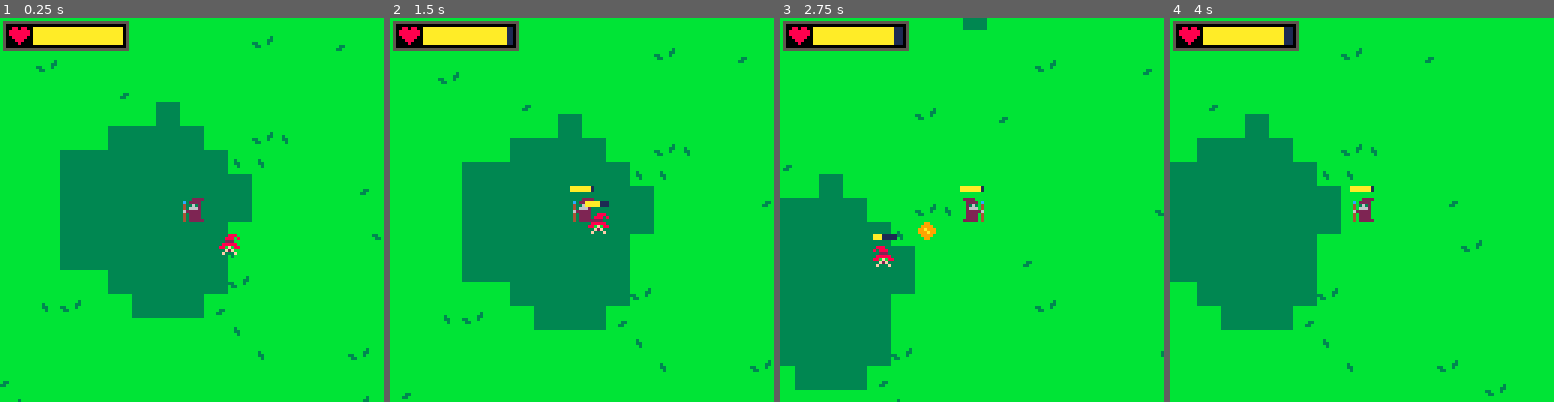
Above: before the commit, frames 1-4 (left to right).
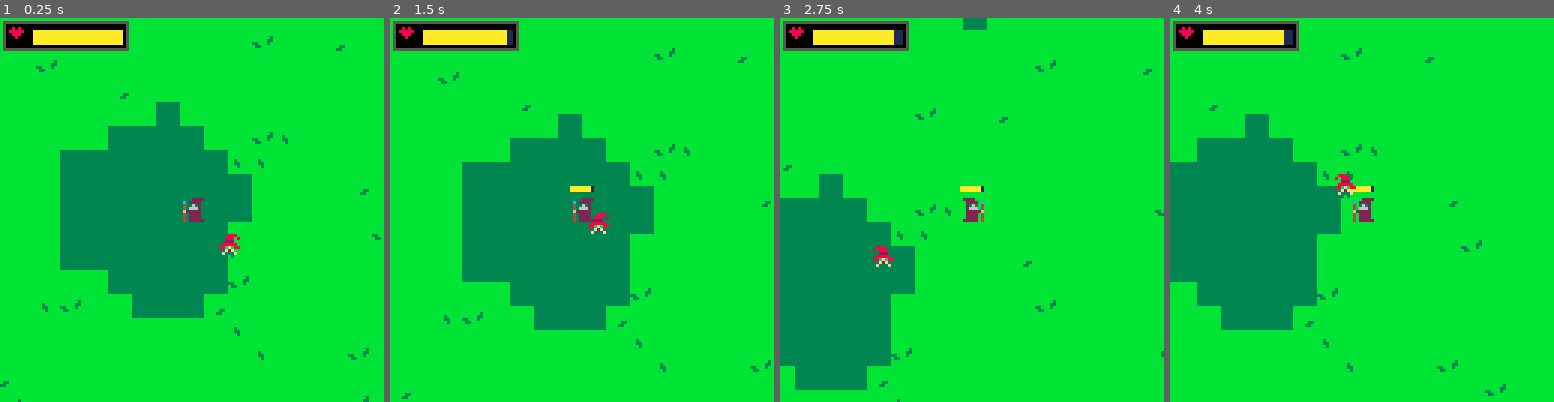
Above: after the commit, the same moments.

Repository: BogdanNechifor/GameDev_Pico
Game: PICO-8 cartridge semester_proj_bogdan.p8
Two runs of this game, one before a commit and one after it. Both use one fixed random seed, a clock stepped at 60 frames per second and the inputs below.
Inputs:
- Up to frame 1 (0.25 s): no input
- Up to frame 2 (1.5 s): no input
- Up to frame 3 (2.75 s): hold Right 1.6-2.1 s; hold Up 2.15-2.42 s; hold Right from 2.47 s (still down)
- Up to frame 4 (4 s): release Right at 3.03 s; hold Left 3.08-3.58 s; hold Down 3.63-3.97 s

The runs differ from the first frame. In frame 1, 0.3% of the frame differs, in the area x 2-33%, y 2-8%; in frame 2, 0.4%; in frame 3, 0.5%, in the area x 2-41%, y 2-58%; in frame 4, 0.5%.

Commit message:
Revert "Update"
This reverts commit 301b380b314a1f58ce9de0a3978afcd781381f4f.

Diff:
--- a/semester_proj_bogdan.p8
+++ b/semester_proj_bogdan.p8
@@ -1,74 +1,39 @@
 pico-8 cartridge // http://www.pico-8.com
 version 43
 __lua__
+
 --debug
 debug_coll = false
 
+
 enemies = {}
-fireballs = {}
-
-spawn_cfg = {
-    freq = 180,
-    amount = 2,
-    spd_mul = 1,
-    hp_mul = 1
-}
-
-cam_x = 0
-cam_y = 0
-spawn_timer = 0
-
-player_stats = {
-    atk_spd = 20 -- frames cooldown per attack
-}
-atk_timer = 0
 
 function _init()
     p = player:new()
-    add(enemies, dwarf:new(15, 15))
+    add(enemies, dwarf:new(15,15))
+
 end
 
 function _update()
     local p_hit = false
     p:update()
 
-    spawn_timer += 1
-    if spawn_timer >= spawn_cfg.freq then
-        spawn_timer = 0
-        spawn_enemies(spawn_cfg)
-    end
-
     for e in all(enemies) do
         e:update()
-        if e.visible then
-            if p_hit == false then
-                p_hit = check_overlap_circle(p.pos, e.pos, p.radius, e.radius)
-                if p_hit then p:take_damage(5, e) end
-            end
-        else
-            del(enemies, e)
+        if p_hit == false then
+            p_hit = check_overlap_circle(p.pos, e.pos, p.radius, e.radius)
+            if p_hit then p:take_damage(5, e) end
         end
     end
 
-    -- attack cooldown + fire on left mouse
-    atk_timer += 1
-    if atk_timer >= player_stats.atk_spd then
-        atk_timer = 0
-        p:fire()
-    end
-
-    for f in all(fireballs) do
-        f:update()
-        if not f.active then
-            del(fireballs, f)
-        end
-    end
-end
+
+end
+
 
 function _draw()
     cls(1)
-    cam_x = flr(p.pos.x - 60)
-    cam_y = flr(p.pos.y - 60)
+    local cam_x = flr(p.pos.x - 60)
+    local cam_y = flr(p.pos.y - 60)
     camera(cam_x, cam_y)
 
     draw_map(cam_x, cam_y)
@@ -77,11 +42,6 @@
 
     for e in all(enemies) do
         e:draw()
-    end
-
-    -- fireballs
-    for f in all(fireballs) do
-        spr(35, flr(f.pos.x), flr(f.pos.y))
     end
 
     -- hud (screen space)
@@ -93,34 +53,26 @@
     -- panel
     rectfill(1, 1, 42, 10, 0)
     rect(1, 1, 42, 10, 5)
-
-    --heart shape
-    for i = 4, 8 do
-        if i != 6 then
-            pset(i, 3, 8) -- row 1
-        end
-        pset(i, 6, 8) -- row 4
-    end
-
-    for i = 3, 9 do
-        pset(i, 4, 8) -- row 2
-        pset(i, 5, 8) --row 3
-    end
-
-    for i = 5, 7 do
-        pset(i, 7, 8)
-    end
-    pset(6, 8, 8)
-
-    draw_hp_bar(11, 3, p.hp, p.max_hp, 29, 5)
+    -- heart icon: 5x4 px at (3,3)
+    --  .x.x.
+    --  xxxxx
+    --  .xxx.
+    --  ..x..
+    pset(4, 3, 8) pset(6, 3, 8)
+    for i=3,7 do pset(i, 4, 8) end
+    pset(4, 5, 8) pset(5, 5, 8) pset(6, 5, 8)
+    pset(5, 6, 8)
+    -- hp bar to the right of the heart
+    draw_hp_bar(11, 4, p.hp, p.max_hp, 29, 4)
 end
 
 function draw_map(x, y)
-    local start_tx = flr(x / 8)
-    local start_ty = flr(y / 8)
+    local start_tx = flr(x/8)
+    local start_ty = flr(y/8)
 
     for i = 0, 16 do
         for j = 0, 16 do
+
             local tile_x = (start_tx + i) % 128
             local tile_y = (start_ty + j) % 32
 
@@ -139,7 +91,7 @@
 vec2 = {}
 vec2.__index = vec2
 
-function vec2:new(x, y)
+function vec2:new(x,y)
     local v = setmetatable({}, self)
 
     v.x = x or 0
@@ -187,10 +140,8 @@
     -- background
     rectfill(x, y, x + w, y + h, 1)
     -- fill color
-    local col = 10
-    -- yellow
-    if pct < 0.25 then col = 8 end
-    -- red
+    local col = 10        -- yellow
+    if pct < 0.25 then col = 8 end  -- red
     if fill > 0 then
         rectfill(x, y, x + fill, y + h, col)
     end
@@ -205,7 +156,7 @@
 
     e.visible = true
 
-    e.pos = vec2:new(x, y)
+    e.pos = vec2:new(x,y)
     e.x = x or 0
     e.y = y or 0
     e.vel = vel or 2
@@ -270,12 +222,13 @@
 player.__index = player
 
 function player:new()
-    local p = entity.new(self, 0, 0, 2, 100, { 32, 33, 34 })
+    local p = entity.new(self, 0, 0, 2, 100, {32,33,34})
 
     return p
 end
 
 function player:update()
+
     --movement
     local dxy = vec2:new()
     self.anim_paused = true
@@ -290,7 +243,7 @@
     end
     if btn(2) then
         dxy.y = -1
-    end
+            end
     if btn(3) then
         dxy.y = 1
     end
@@ -321,56 +277,27 @@
 end
 
 function player:fire()
-    local target = get_nearest_enemy()
-    if target then
-        add(fireballs, fireball:new(self.pos, target.pos, 3, 1, 20))
-    end
+
+
 end
 
 --fireball
 fireball = {}
 fireball.__index = fireball
 
-function fireball:new(pos, tpos, vel, size, dmg, max_dist)
+function fireball:new(pos, tpos, vel, size)
     local f = setmetatable({}, self)
 
-    f.pos = vec2:new(pos.x, pos.y)
-    f.vel = vel or 2
-    f.size = size or 1
-    f.radius = f.size * 4
-    f.dmg = dmg or 10
-    f.active = true
-    f.remaining = max_dist or 120
-
-    f.dir = vec2:new(tpos.x - pos.x, tpos.y - pos.y)
-    f.dir:nrm()
-    f.angle = atan2(f.dir.y, f.dir.x)
-
-    return f
+    self.pos = pos or vec2:new()
+    self.tpos = tpos
+    self.vel = vel or 2
+    self.size = size or 1
+
+    self.radius = size * 4
 end
 
 function fireball:update()
-    if not self.active then return end
-
-    -- advance
-    self.pos:add(vec2:new(self.dir.x * self.vel, self.dir.y * self.vel))
-    self.remaining -= self.vel
-
-    if self.remaining <= 0 then
-        self.active = false
-        return
-    end
-
-    -- check hits against all live enemies
-    for e in all(enemies) do
-        if e.visible then
-            if check_overlap_circle(self.pos, e.pos, self.radius, e.radius) then
-                e:take_damage(self.dmg)
-                self.active = false
-                return
-            end
-        end
-    end
+
 end
 
 -->8
@@ -380,41 +307,9 @@
 dwarf = setmetatable({}, entity)
 dwarf.__index = dwarf
 
-function dwarf:new(x, y, spd_mul, hp_mul)
-    spd_mul = spd_mul or 1
-    hp_mul = hp_mul or 1
-    local d = entity.new(self, x, y, 0.4 * spd_mul, flr(100 * hp_mul), { 48, 49 }, 4)
+function dwarf:new(x, y)
+    local d = entity.new(self, x, y, 0.4, 100, {48,49}, 4)
     return d
-end
-
--- spawns a wave of enemies around the player
--- cfg: { freq, amount, spd_mul, hp_mul }
-function spawn_enemies(cfg)
-    for i = 1, cfg.amount do
-        local angle = rnd(1)
-        local dist = 90 -- spawn off-screen edge
-        local sx = p.pos.x + cos(angle) * dist
-        local sy = p.pos.y + sin(angle) * dist
-        add(enemies, dwarf:new(sx, sy, cfg.spd_mul, cfg.hp_mul))
-    end
-end
-
--- returns the nearest visible enemy to the player, or nil
-function get_nearest_enemy()
-    local nearest = nil
-    local best_sq = 32767
-    for e in all(enemies) do
-        if e.visible then
-            local dx = e.pos.x - p.pos.x
-            local dy = e.pos.y - p.pos.y
-            local sq = dx * dx + dy * dy
-            if sq < best_sq then
-                best_sq = sq
-                nearest = e
-            end
-        end
-    end
-    return nearest
 end
 
 function dwarf:update()
@@ -450,14 +344,14 @@
 00000000000000000000000000000000000000000000000000000000000000000000000000000000000000000000000000000000000000000000000000000000
 00000000000000000000000000000000000000000000000000000000000000000000000000000000000000000000000000000000000000000000000000000000
 00000000000000000000000000000000000000000000000000000000000000000000000000000000000000000000000000000000000000000000000000000000
-000022220c0022220002222000000000000000000000000000000000000000000000000000000000000000000000000000000000000000000000000000000000
-0c02222004022220c022220000099000000000000000000000000000000000000000000000000000006006000000000000000000000000000000000000000000
-04036320040363204036320000999900000000000000000000000000000000000000000000000000060000600000000000000000000000000000000000000000
-040666200606662040666200099a9990000000000000000000000000000000000000000000000000000000000000000000000000000000000000000000000000
-0622222004222220622222000999a990000000000000000000000000000000000000000000000000000000000000000000000000000000000000000000000000
-04022220040222204022220000999900000000000000000000000000000000000000000000000000060000600000000000000000000000000000000000000000
-04022220040222204022220000099000000000000000000000000000000000000000000000000000006006000000000000000000000000000000000000000000
-04022222000222224022222000000000000000000000000000000000000000000000000000000000000000000000000000000000000000000000000000000000
+000022220c0022220002222000099000000000000000000000000000000000000000000000000000000000000000000000000000000000000000000000000000
+0c02222004022220c022220000999900000000000000000000000000000000000000000000000000000000000000000000000000000000000000000000000000
+040363200403632040363200099a9990000000000000000000000000000000000000000000000000000000000000000000000000000000000000000000000000
+0406662006066620406662000999a990000000000000000000000000000000000000000000000000000000000000000000000000000000000000000000000000
+0622222004222220622222000a9999a0000000000000000000000000000000000000000000000000000000000000000000000000000000000000000000000000
+04022220040222204022220000a99a00000000000000000000000000000000000000000000000000000000000000000000000000000000000000000000000000
+04022220040222204022220000aaaa00000000000000000000000000000000000000000000000000000000000000000000000000000000000000000000000000
+040222220002222240222220000aa000000000000000000000000000000000000000000000000000000000000000000000000000000000000000000000000000
 00008880000088800000000000000000000000000000000000000000000000000000000000000000000000000000000000000000000000000000000000000000
 00088808000888080000000000000000000000000000000000000000000000000000000000000000000000000000000000000000000000000000000000000000
 00022200000222000000000000000000000000000000000000000000000000000000000000000000000000000000000000000000000000000000000000000000
